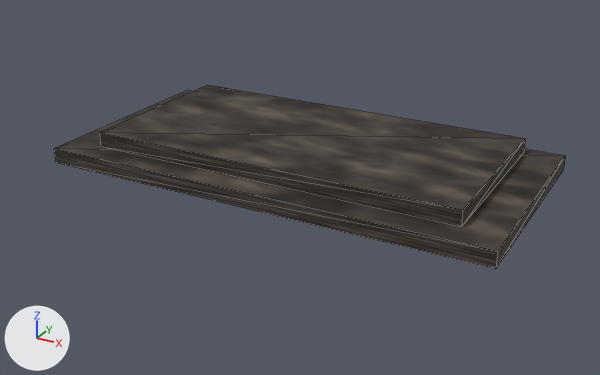
The glTF model public/assets/models/props/ironrath/raised-dais.glb, before and after one commit.
Camera for both pictures: a camera (50 mm lens) standing at (4.84, -8.98, 4.16) and looking at (0.01, -0.2, -0.22). Arrows for +X, +Y and +Z are at lower left; the lights stay in place. Mesh edges are drawn as thin lines. Vertices at the same position are counted once.
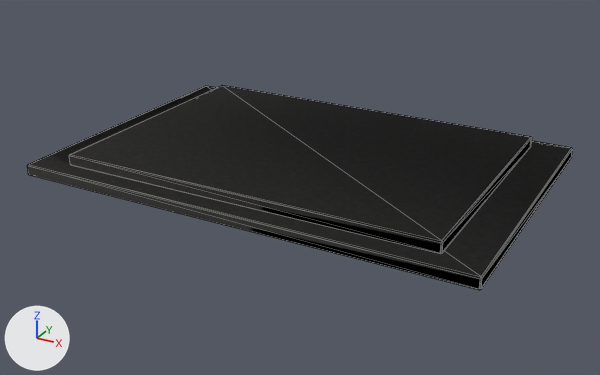
Boxes [x1, y1, x2, y2] around the edits, measured in the pictures (600 x 375 px):
'Mesh_0', reshaped (7% wider, 11% taller): before [54, 85, 565, 269]; after [27, 85, 573, 290]
part 1 of me_mesh_0, rebuilt (7% wider, 14% taller): before [54, 90, 565, 269]; after [27, 86, 573, 290]
part 2 of me_mesh_0, rebuilt (9% wider, 19% taller): before [99, 85, 525, 227]; after [69, 85, 532, 254]

The edits, one by one:
Picture 'bake_normal' (img_bake_normal) is new.
Picture 'bake_diffuse' (img_bake_diffuse) is new.
Picture 'bake_roughness' (img_bake_roughness) is new.
Material 'DaisStone' (mat_daisstone) is new.
Uses the picture img_bake_diffuse.
Uses the picture img_bake_normal.
Uses the picture img_bake_roughness.
me_mesh_0 is used by ob_mesh_0; location (0.0, 0.0, 0.0).
me_mesh_0 had 16 vertices, 24 faces and spanned x -3.0..3.0, y -1.5..1.5, z 0.0..0.4.
me_mesh_0 no longer uses material mat_material_0 (picture img_image_0).
me_mesh_0 now has 48 vertices, 88 faces and spans x -3.0..3.0, y -2.0..2.0, z 0.0..0.3.
me_mesh_0 part 1: the loose piece of 8 vertices spanning x -3.0..3.0, y -1.5..1.5, z 0.0..0.2 is rebuilt with 24 vertices and now spans x -3.0..3.0, y -2.0..2.0, z 0.0..0.15, in mat_daisstone.
me_mesh_0 part 2: the loose piece of 8 vertices spanning x -2.5..2.5, y -1.15..1.35, z 0.2..0.4 is rebuilt with 24 vertices and now spans x -2.5..2.5, y -1.75..1.75, z 0.15..0.3, in mat_daisstone.
me_mesh_0 part 3: the surface is now shaded smooth.
me_mesh_0 now uses material mat_daisstone.
